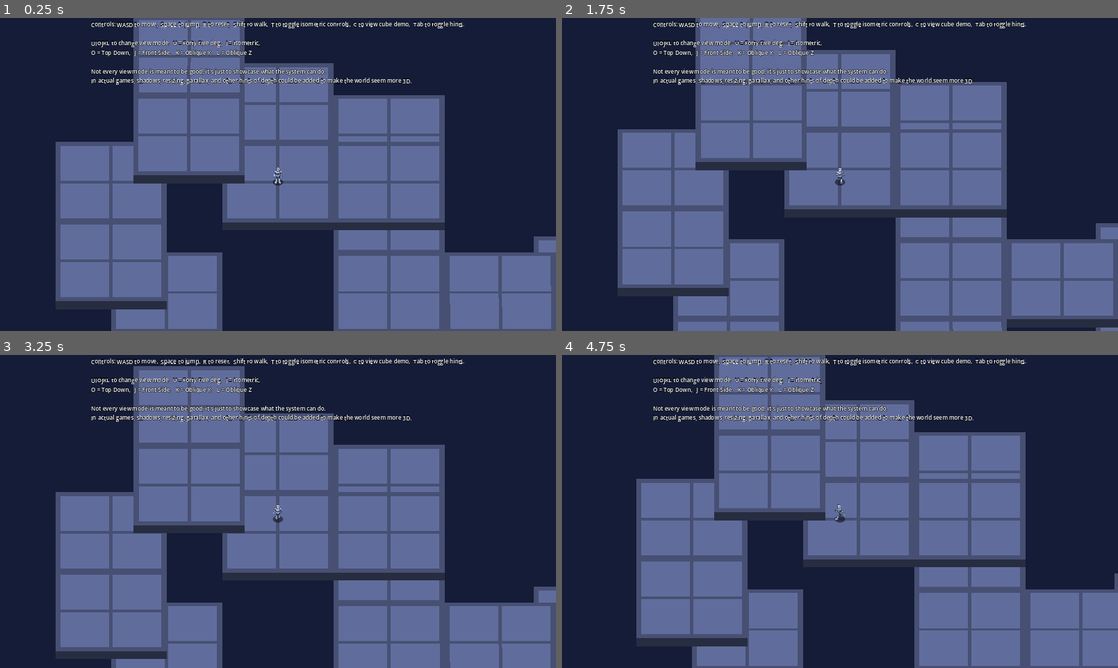
Above: before the commit, frames 1-4 (two rows, left to right).
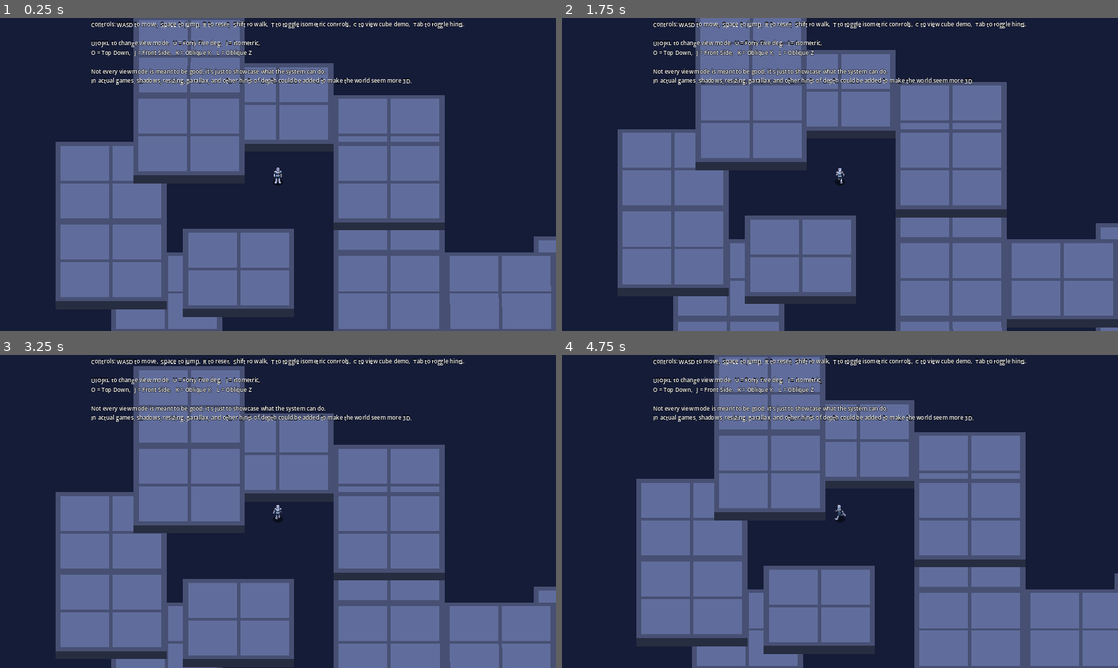
Above: after the commit, the same moments.

Repository: Gabrielag2004/Fork-Survive-The-Boss
Game: Godot game, scene res://assets/demo_scene.tscn
The game is run twice, just before and just after one commit, with the same random seed, the same clock (stepped at 60 frames per second) and the same inputs. The engine's default icon, where the game draws it, is replaced by a stand-in: a white triangle on a blue panel in a dark square.
Inputs (mouse positions are in pixels of both pictures, inside the frame that each line leads up to):
- Up to frame 1 (0.25 s): no input
- Up to frame 2 (1.75 s): tap Enter at 0.5 s; move the mouse to (962, 158) at 0.52 s; hold D (move_right) 0.53-1.28 s; tap C (view_cube_demo) at 0.6, 1.55 s; click (962, 158) at 0.67 s; tap Space (jump) at 0.77, 1.52 s; move the mouse to (728, 190) at 1.27 s; hold S (move_back) from 1.28 s (still down); tap U (forty_five_mode) at 1.35 s
- Up to frame 3 (3.25 s): move the mouse to (333, 442) at 2.02 s; release S (move_back) at 2.03 s; hold D (move_right) 2.03-2.78 s; hold J (front_side_mode) 2.03-2.78 s; tap C (view_cube_demo) at 2.3, 3.05 s; move the mouse to (250, 574) at 2.77 s; hold W (move_forward) from 2.78 s (still down); tap I (isometric_mode) at 2.85 s; click (250, 574) at 2.92 s; tap Space (jump) at 3.02 s
- Up to frame 4 (4.75 s): move the mouse to (1006, 558) at 3.52 s; release W (move_forward) at 3.53 s; hold A (move_left) from 3.53 s (still down); tap E (move_clockwise) at 3.6 s; tap Space (jump) at 3.77, 4.52 s; tap C (view_cube_demo) at 3.8, 4.55 s; move the mouse to (673, 464) at 4.27 s; tap Q (move_counterclockwise) at 4.35 s

The runs differ from the first frame. In frame 1, 9.0% of the frame differs, in the area x 32-60%, y 40-96%; in frame 2, 9.1%; in frame 3, 9.1%, in the area x 32-60%, y 44-100%; in frame 4, 9.0%.

Commit message:
prueba 1

Diff:
--- a/assets/demo_scene.tscn
+++ b/assets/demo_scene.tscn
@@ -23,16 +23,17 @@
 [node name="Overlay" parent="." instance=ExtResource("1")]
 
 [node name="Player25D" parent="." instance=ExtResource("2")]
-z_index = -3952
+z_index = -3956
 position = Vector2(0, -11.3137)
 
 [node name="Shadow25D" parent="." instance=ExtResource("3")]
 visible = true
 z_index = -3958
-position = Vector2(0, 22401.1)
+position = Vector2(0, 10.7834)
+spatial_position = Vector3(0, -0.476563, 0)
 
 [node name="Platform0" type="Node2D" parent="."]
-z_index = -3954
+z_index = -3952
 position = Vector2(-256, -113.137)
 script = ExtResource("4")
 spatial_position = Vector3(-8, 5, 0)
@@ -51,7 +52,7 @@
 script = ExtResource("7")
 
 [node name="Platform1" type="Node2D" parent="."]
-z_index = -3956
+z_index = -3954
 position = Vector2(-256, -339.411)
 script = ExtResource("4")
 spatial_position = Vector3(-8, 5, -10)
@@ -84,6 +85,7 @@
 shape = SubResource("1")
 
 [node name="PlatformSprite" type="Sprite2D" parent="Platform2"]
+position = Vector2(-113, 249.373)
 scale = Vector2(0.5, 0.5)
 texture = ExtResource("6")
 script = ExtResource("7")
